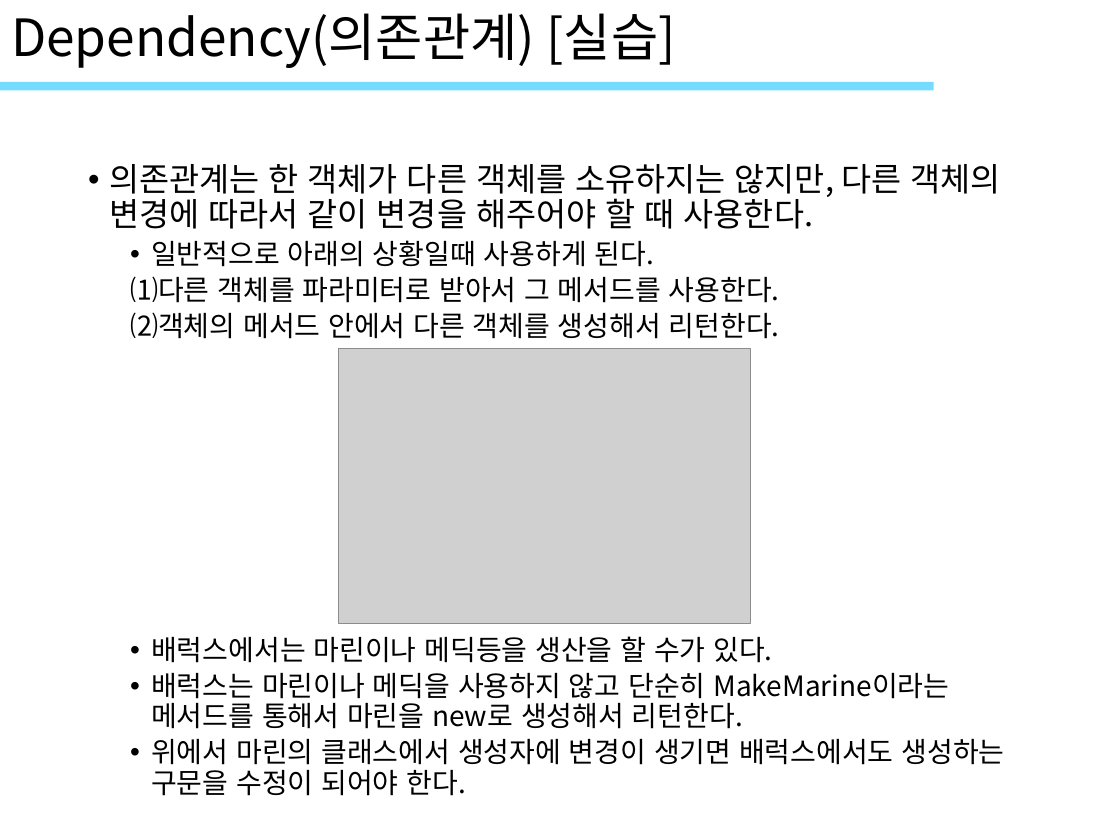
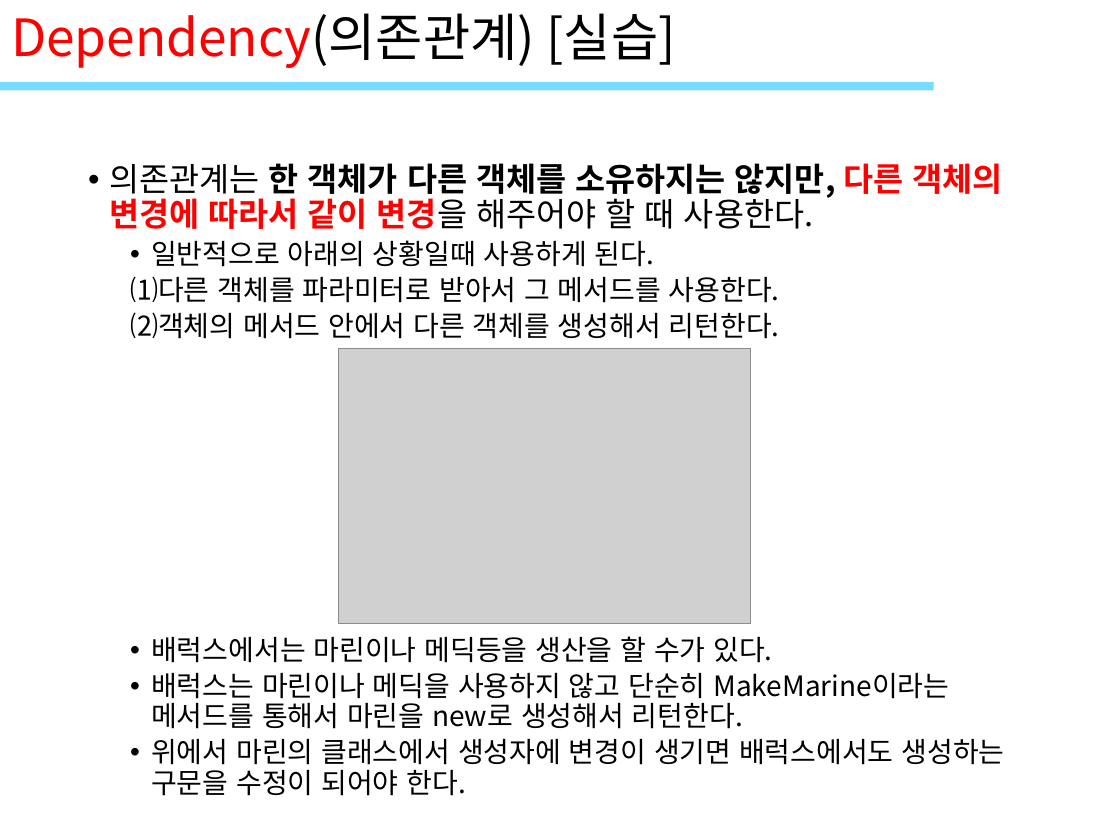
Before and after one commit to ImSeongMuk/study, a slide deck: slide 14 of UML/2_객체UML(클래스).pptx. Drawn at 1120x840 pixels with LibreOffice and Linux fonts; fonts in the diff are those of the drawing; grey boxes stand for pictures; background and template pictures are left out. Boxes give left, top, right and bottom in pixels: in the first picture for what was removed or moved away, otherwise in the second. Text is boxed around its words. In the diff, an @@ line names an element or a change of style, - is before the commit and + after.

```diff
--- a/UML/2_객체UML(클래스).pptx
+++ b/UML/2_객체UML(클래스).pptx
@@ title "Dependency(의존관계) [실습]" at <box>11,13,675,68</box>: text colour #000000 to #FF0000 in "Dependency(의존관계)" @@
@@ text at <box>109,163,1002,229</box>: text colour #000000 to #FF0000 in "다른 객체의 변경에 따라서 같이 변경을"; bold on in "한 객체가 다른 객체를 소유하지는 않지만, 다른 ..." @@
```
Also in this commit, not shown: 4 other slides changed, 4 other files.
